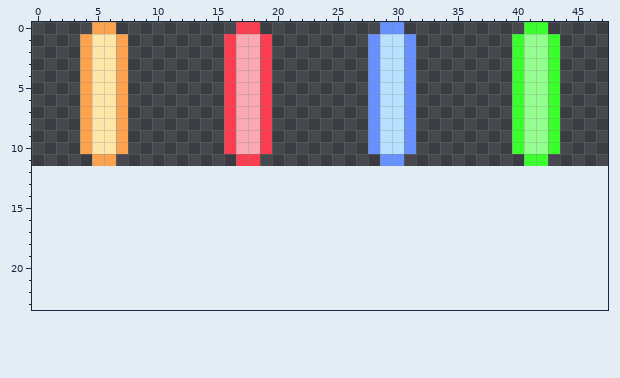
File history of a pixel-art sprite, images/bullets.png. Above: the version before the commit.
The file is 48x12 pixels. The old version is drawn lined up with the new one, on the new canvas.
New version:
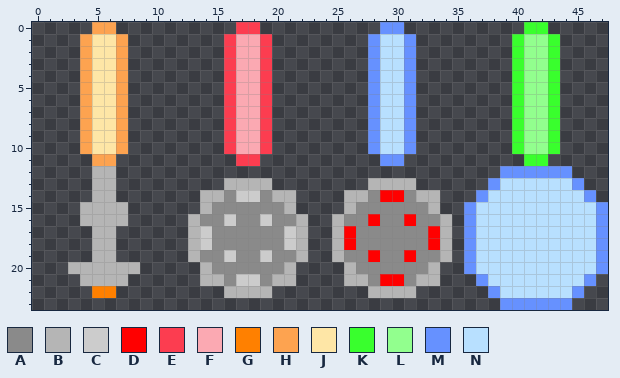
Palette (. is transparent): A #8a8a8a  B #b5b5b5  C #cccccc  D #ff0000  E #fc3d50  F #fba9b2  G #ff8000  H #fda350  J #fee6a6  K #39ff2d  L #92ff8e  M #6691ff  N #b8e0ff
What changed:
{"change": "canvas 48x12 -> 48x24"}
{"y":12,"x":5,"old":"..","new":"BB"}
{"y":12,"x":39,"old":"......","new":"MMMMMM"}
{"y":13,"x":5,"old":"..","new":"BB"}
{"y":13,"x":16,"old":"....","new":"BBBB"}
{"y":13,"x":28,"old":"....","new":"BBBB"}
{"y":13,"x":38,"old":"........","new":"MNNNNNNM"}
{"y":14,"x":5,"old":"..","new":"BB"}
{"y":14,"x":14,"old":"........","new":"BBACCABB"}
{"y":14,"x":26,"old":"........","new":"BBADDABB"}
{"y":14,"x":37,"old":"..........","new":"MNNNNNNNNM"}
{"y":15,"x":4,"old":"....","new":"BBBB"}
{"y":15,"x":14,"old":"........","new":"BAAAAAAB"}
{"y":15,"x":26,"old":"........","new":"BAAAAAAB"}
{"y":15,"x":36,"old":"............","new":"MNNNNNNNNNNM"}
{"y":16,"x":4,"old":"....","new":"BBBB"}
{"y":16,"x":13,"old":"..........","new":"BAACAACAAB"}
{"y":16,"x":25,"old":"..........","new":"BAADAADAAB"}
{"y":16,"x":36,"old":"............","new":"MNNNNNNNNNNM"}
{"y":17,"x":5,"old":"..","new":"BB"}
{"y":17,"x":13,"old":"..........","new":"BCAAAAAACB"}
{"y":17,"x":25,"old":"..........","new":"BDAAAAAADB"}
{"y":17,"x":36,"old":"............","new":"MNNNNNNNNNNM"}
{"y":18,"x":5,"old":"..","new":"BB"}
{"y":18,"x":13,"old":"..........","new":"BCAAAAAACB"}
{"y":18,"x":25,"old":"..........","new":"BDAAAAAADB"}
{"y":18,"x":36,"old":"............","new":"MNNNNNNNNNNM"}
{"y":19,"x":5,"old":"..","new":"BB"}
{"y":19,"x":13,"old":"..........","new":"BAACAACAAB"}
{"y":19,"x":25,"old":"..........","new":"BAADAADAAB"}
{"y":19,"x":36,"old":"............","new":"MNNNNNNNNNNM"}
{"y":20,"x":3,"old":"......","new":"BBBBBB"}
{"y":20,"x":14,"old":"........","new":"BAAAAAAB"}
{"y":20,"x":26,"old":"........","new":"BAAAAAAB"}
{"y":20,"x":36,"old":"............","new":"MNNNNNNNNNNM"}
{"y":21,"x":4,"old":"....","new":"BBBB"}
{"y":21,"x":14,"old":"........","new":"BBACCABB"}
{"y":21,"x":26,"old":"........","new":"BBADDABB"}
{"y":21,"x":37,"old":"..........","new":"MNNNNNNNNM"}
{"y":22,"x":5,"old":"..","new":"GG"}
{"y":22,"x":16,"old":"....","new":"BBBB"}
{"y":22,"x":28,"old":"....","new":"BBBB"}
{"y":22,"x":38,"old":"........","new":"MNNNNNNM"}
{"y":23,"x":39,"old":"......","new":"MMMMMM"}
{"label":"added","picture_box":[68,166,140,298]}
{"label":"added","picture_box":[188,166,608,310]}
